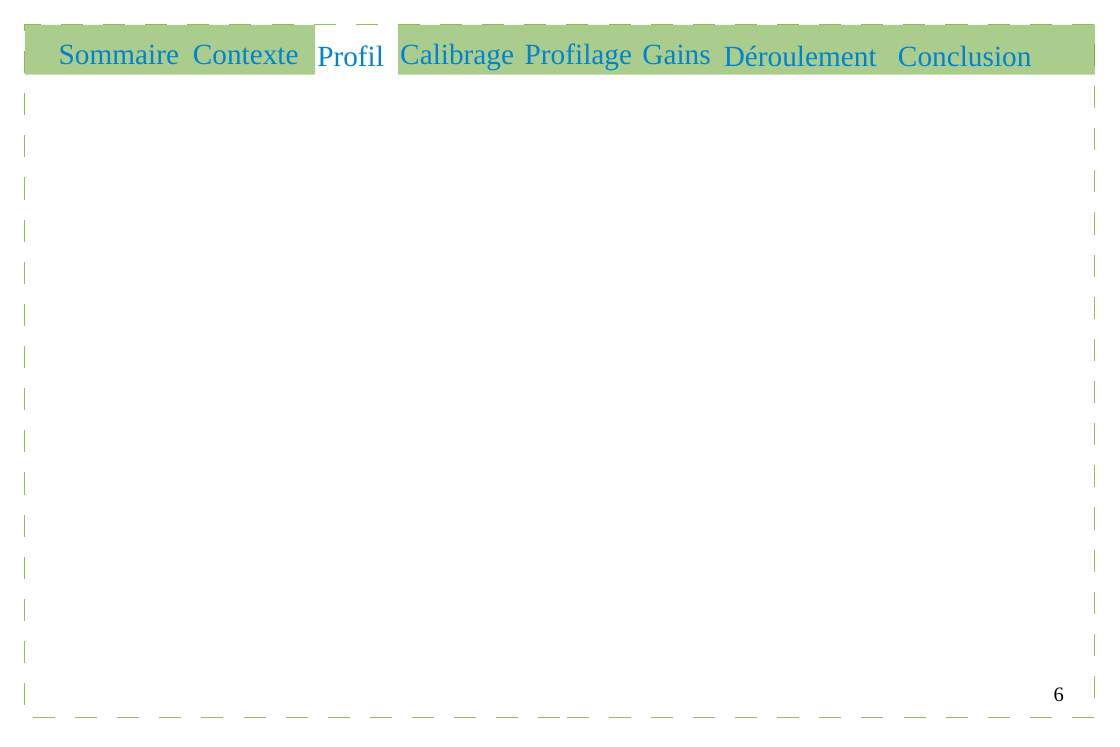
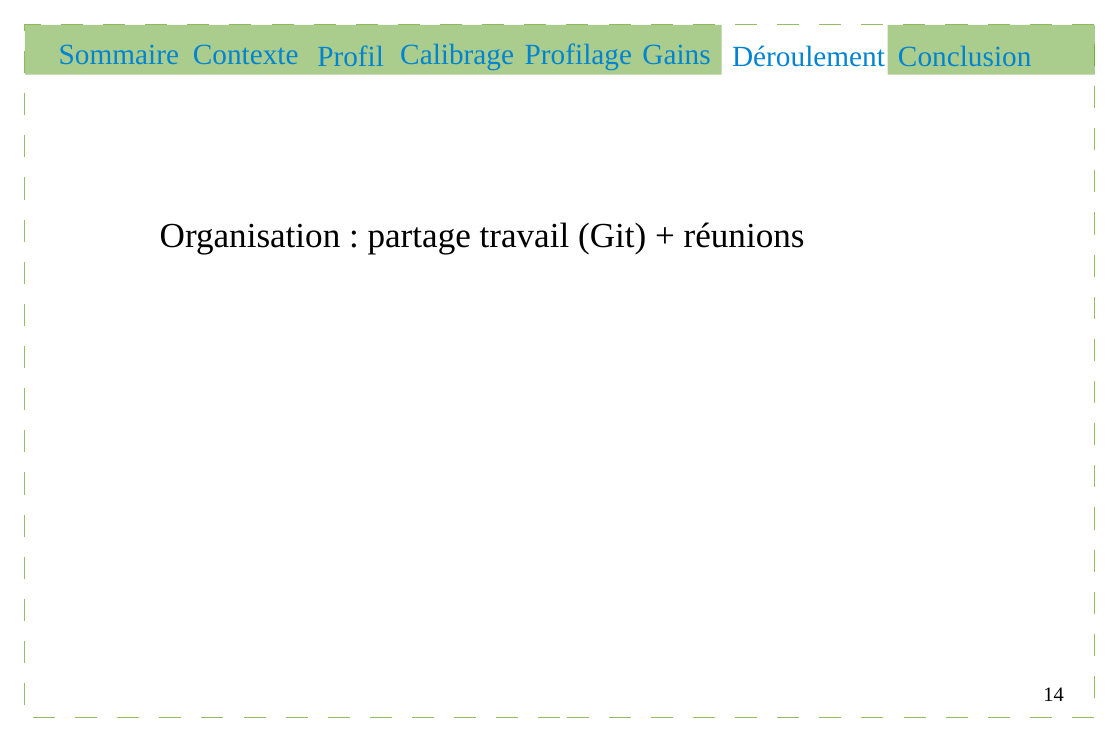
Before and after one commit to Gouga34/TERM1_Poker, a slide deck: slide 14 of Soutenance/presentation.odp (slide 6 before the commit). Drawn at 1120x747 pixels with LibreOffice and Linux fonts; fonts in the diff are those of the drawing. Boxes give left, top, right and bottom in pixels: in the first picture for what was removed or moved away, otherwise in the second. Text is boxed around its words. In the diff, an @@ line names an element or a change of style, - is before the commit and + after.

```diff
--- a/Soutenance/presentation.odp
+++ b/Soutenance/presentation.odp
@@ rectangle moved from (x1=398, y1=25, x2=1095, y2=75) to (x1=25, y1=25, x2=722, y2=75) @@
@@ rectangle removed at (x1=25, y1=25, x2=316, y2=75) @@
@@ rectangle added at (x1=888, y1=25, x2=1096, y2=75), fill #579D1C at 50% opacity @@
@@ text "Déroulement" moved from (x1=724, y1=45, x2=877, y2=67) to (x1=732, y1=45, x2=885, y2=67) @@
@@ text added at (x1=160, y1=222, x2=805, y2=255), 24 pt, text #000000 @@
+Organisation : partage travail (Git) + réunions
@@ page number at (x1=1043, y1=687, x2=1063, y2=701): text changed @@
-6
+14
```
Also in this commit, not shown: 10 other slides changed, 5 slides added, 2 other files.
